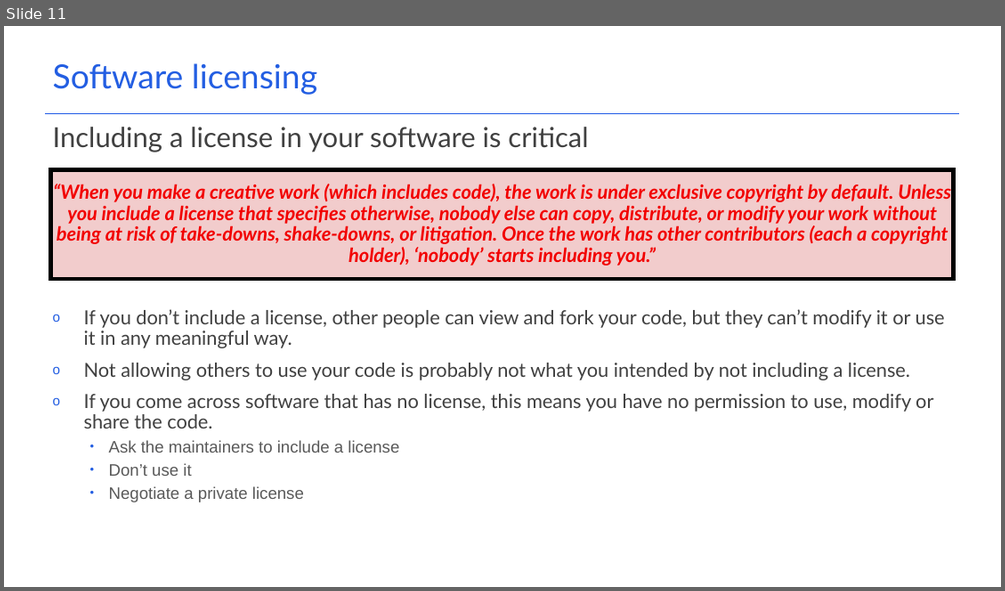
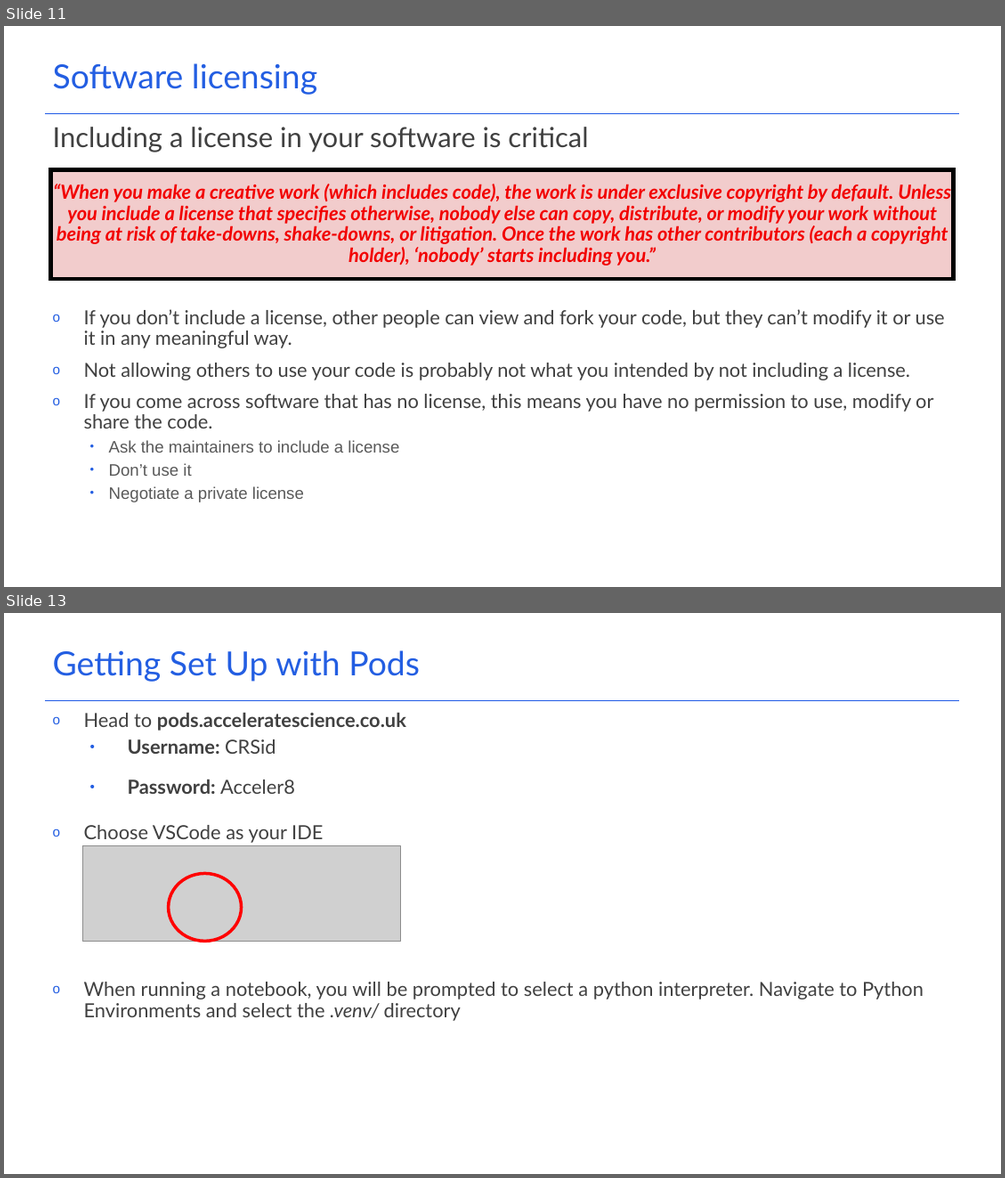
Before and after one commit to acceleratescience/resource-hub, a slide deck: packaging-publishing/Slides/2_versioncontrol.pptx. Shown one above the other, each under a label of ours: slide 11 before the commit, slides 11 and 13 after it; the slides between them are not shown. The pictures are 1005x591 and 1005x1178 pixels, drawn with LibreOffice and Linux fonts; fonts in the diff are those of the drawing; grey boxes stand for pictures; background and template pictures are left out. Boxes give left, top, right and bottom in pixels: in the first picture for what was removed or moved away, otherwise in the second. Text is boxed around its words. In the diff, an @@ line names an element or a change of style, - is before the commit and + after.

```diff
--- a/packaging-publishing/Slides/2_versioncontrol.pptx
+++ b/packaging-publishing/Slides/2_versioncontrol.pptx
@@ slide 13 added at <box>4,613,1001,1174</box>, background #FFFFFF; not listed: 1 template element that a slide beside it also shows @@
@@ text added at <box>53,650,420,682</box>, 32 pt, text #235EE2 @@
+Getting Set Up with Pods
@@ text added at <box>84,712,923,1021</box>, 18.7 pt, text #404040 @@
+o Head to pods.acceleratescience.co.uk
+  • Username: CRSid
+  • Password: Acceler8
+o Choose VSCode as your IDE
+o When running a notebook, you will be prompted to select a python interpreter. Navigate to Python Environments and select the .venv/ directory
@@ picture added at <box>82,845,400,941</box> @@
@@ ellipse added at <box>169,873,242,941</box>, outline #FF0000 3 pt @@
```
Also in this commit, not shown: 1 other slide added, 1 slide removed, 8 other files.
